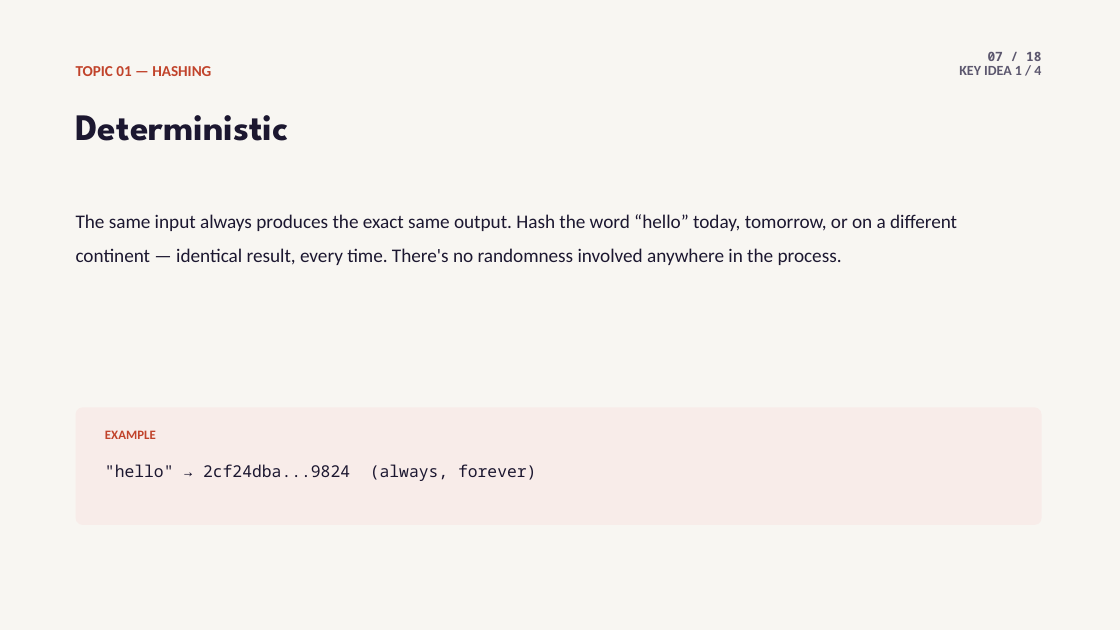
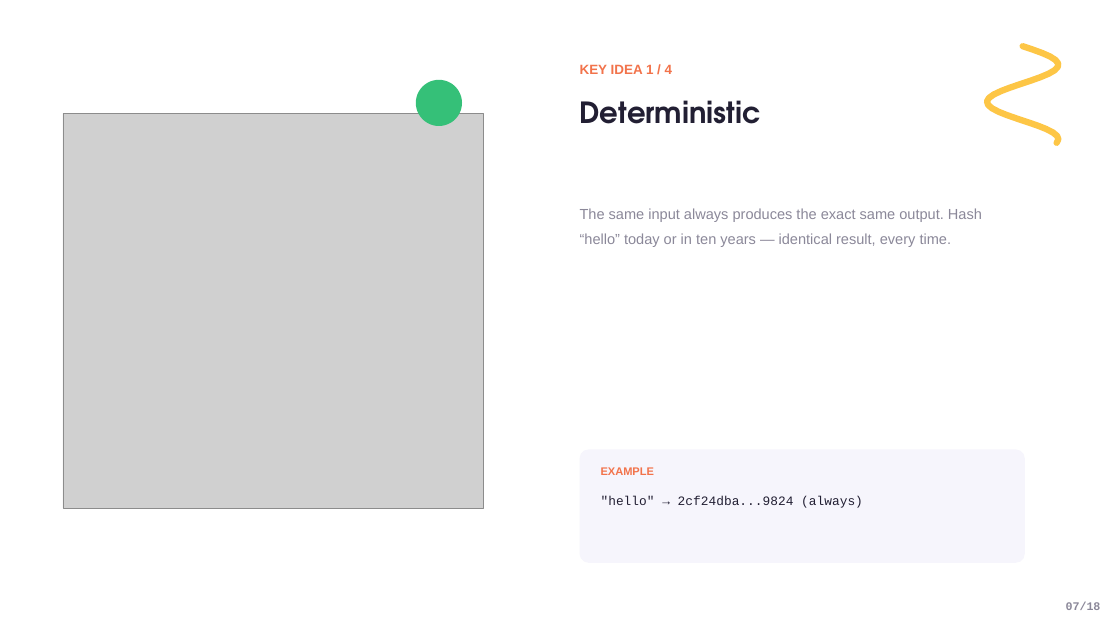
Before and after one commit to jadonamite/BlockchainCourse, a slide deck: slide 7 of curriculum/week-01/week1-topic-01-hashing.pptx. Drawn at 1120x630 pixels with LibreOffice and Linux fonts; fonts in the diff are those of the drawing; grey boxes stand for pictures. Boxes give left, top, right and bottom in pixels: in the first picture for what was removed or moved away, otherwise in the second. Text is boxed around its words. In the diff, an @@ line names an element or a change of style, - is before the commit and + after.

Commit message:
Rebuild Topic 01 deck to actually match the reference template
The previous decks used a dark terminal/dev-tool aesthetic invented
for this course instead of the referenced "Online Learning Platform"
template. This rebuilds Topic 01 (Hashing) from scratch as a real
component library matching the reference precisely: exact palette
(violet/yellow/green/coral), the squiggle ribbon motif, colored icon
cards, mentor-style photo cards, dashed timeline, stat blocks, and
CTA slides -- with real photos on nearly every slide instead of only
the divider. Code/terminal output is restyled into the reference's
own navy card color rather than a foreign dark theme.

Proof-of-concept on one topic before replicating to Topics 02-04.

```diff
--- a/curriculum/week-01/week1-topic-01-hashing.pptx
+++ b/curriculum/week-01/week1-topic-01-hashing.pptx
@@ rectangle removed at [0, 0, 1120, 630] @@
@@ text "KEY IDEA 1 / 4": place and size @@
-text "KEY IDEA 1 / 4" at [959, 66, 1041, 75]
+text "KEY IDEA 1 / 4" at [580, 64, 672, 74]
@@ text "KEY IDEA 1 / 4" at [580, 64, 672, 74]: size 12 to 11.5 pt, font Calibri to Arial, text colour #5C576E to #F2734B; alignment right to left @@
@@ freeform shape added at [987, 46, 1059, 143], outline #FDC646 5.4 pt @@
@@ text removed at [76, 66, 211, 76] @@
-TOPIC 01 — HASHING
@@ ellipse added at [416, 80, 462, 126], fill #35C078 @@
@@ picture added at [63, 113, 483, 508] @@
@@ text "Deterministic": place and size @@
-text "Deterministic" at [76, 115, 289, 141]
+text "Deterministic" at [580, 100, 762, 124]
@@ text "Deterministic" at [580, 100, 762, 124]: size 32 to 25 pt, font League Spartan to TeX Gyre Adventor, text colour #1C1730 to #221F33 @@
@@ text at [580, 208, 982, 247]: text changed; size 16.5 to 12.5 pt; font Calibri to Arial; text colour #1C1730 to #8B8899 @@
-The same input always produces the exact same output. Hash the word “hello” today, tomorrow, or on a different continent — identical result, every time. There's no randomness involved anywhere in the process.
+The same input always produces the exact same output. Hash “hello” today or in ten years — identical result, every time.
@@ rounded rectangle removed at [76, 408, 1042, 525] @@
@@ rounded rectangle added at [580, 450, 1025, 563], fill #F6F5FC @@
@@ text "EXAMPLE": place and size @@
-text "EXAMPLE" at [105, 430, 156, 439]
+text "EXAMPLE" at [601, 467, 654, 475]
@@ text "EXAMPLE" at [601, 467, 654, 475]: size 11 to 9.5 pt, font Calibri to Arial, text colour #C1432B to #F2734B @@
@@ text at [601, 496, 863, 508]: text changed; size 14 to 11 pt; font Noto Sans Mono to Courier New; text colour #1C1730 to #221F33 @@
-"hello" → 2cf24dba...9824 (always, forever)
+"hello" → 2cf24dba...9824 (always)
@@ text at [1066, 601, 1101, 610]: text changed; size 11 to 10 pt; font Noto Sans Mono to Courier New; text colour #5C576E to #8B8899 @@
-07 / 18
+07/18
```
Also in this commit, not shown: 16 other slides changed, 1 slide added, 1 slide removed.
